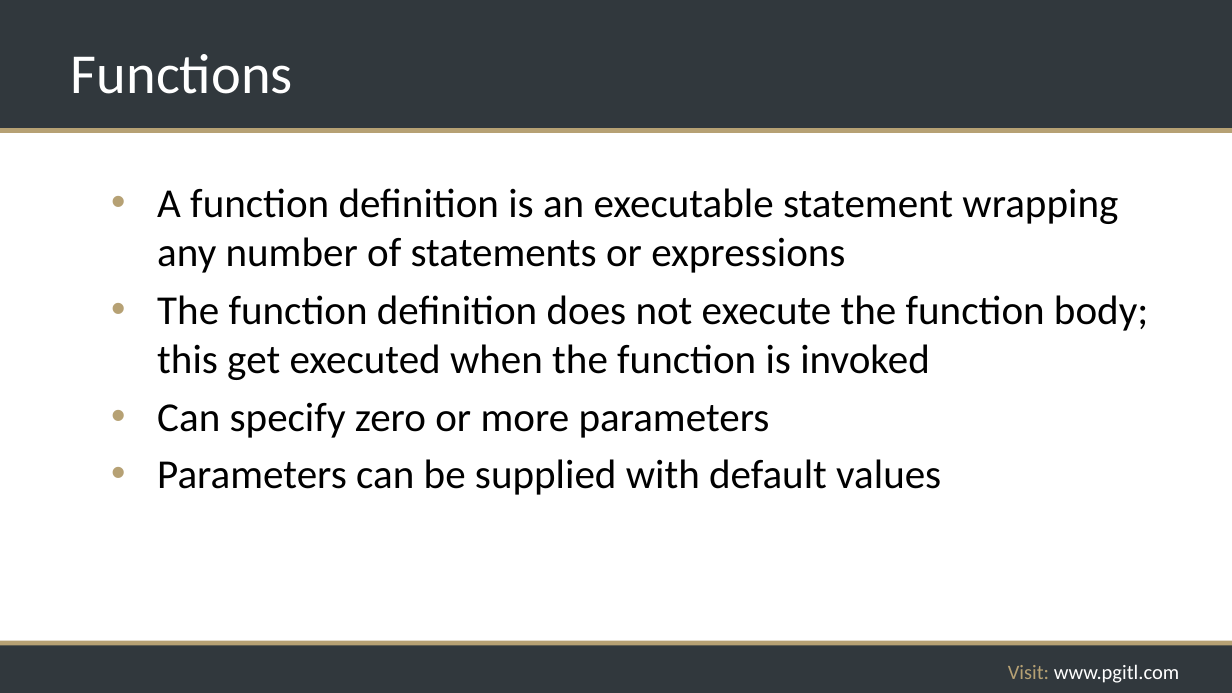
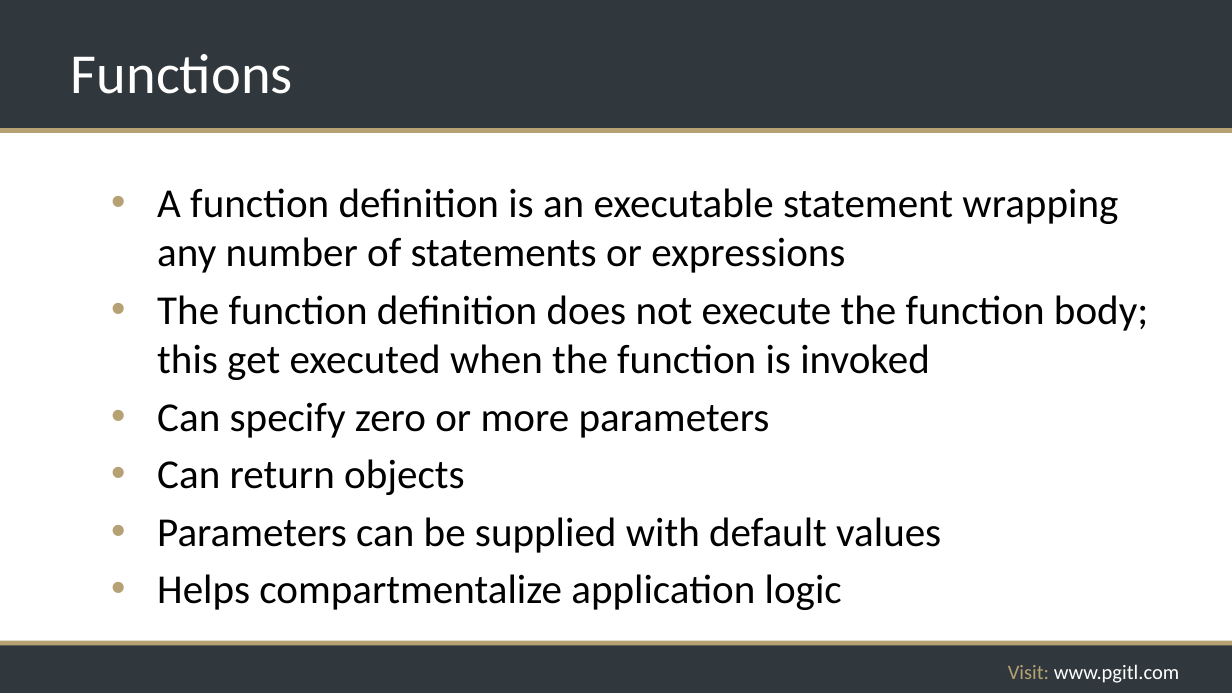
Before and after one commit to rikkouri/project-a, a slide deck: slide 71 of Programming Foundations.pptx. Drawn at 1232x693 pixels with LibreOffice and Linux fonts; fonts in the diff are those of the drawing; background and template pictures are left out. Boxes give left, top, right and bottom in pixels: in the first picture for what was removed or moved away, otherwise in the second. Text is boxed around its words. In the diff, an @@ line names an element or a change of style, - is before the commit and + after.

Commit message:
More slides

```diff
--- a/Programming Foundations.pptx
+++ b/Programming Foundations.pptx
@@ text at [157,459,465,495]: paragraph added @@
+• Can return objects
@@ text at [157,574,842,610]: paragraph added @@
+• Helps compartmentalize application logic
```
Also in this commit, not shown: 1 slide added.
